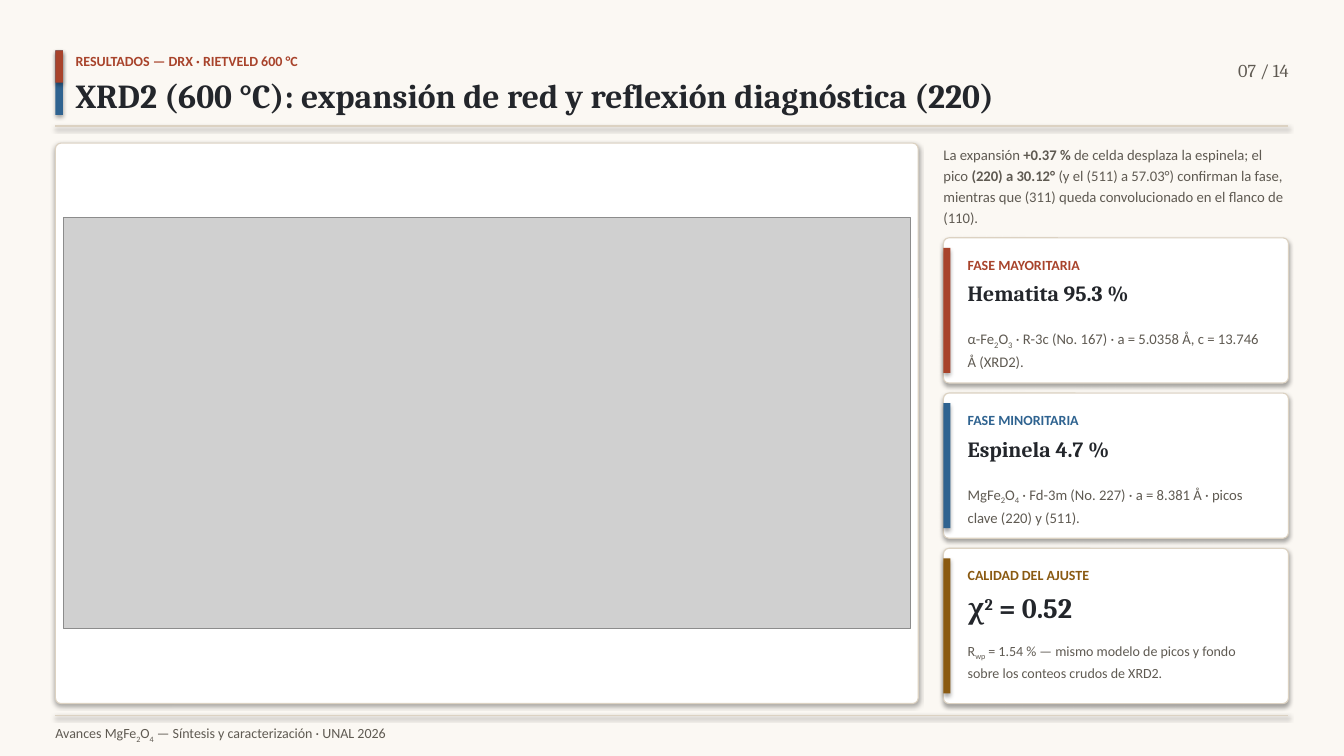
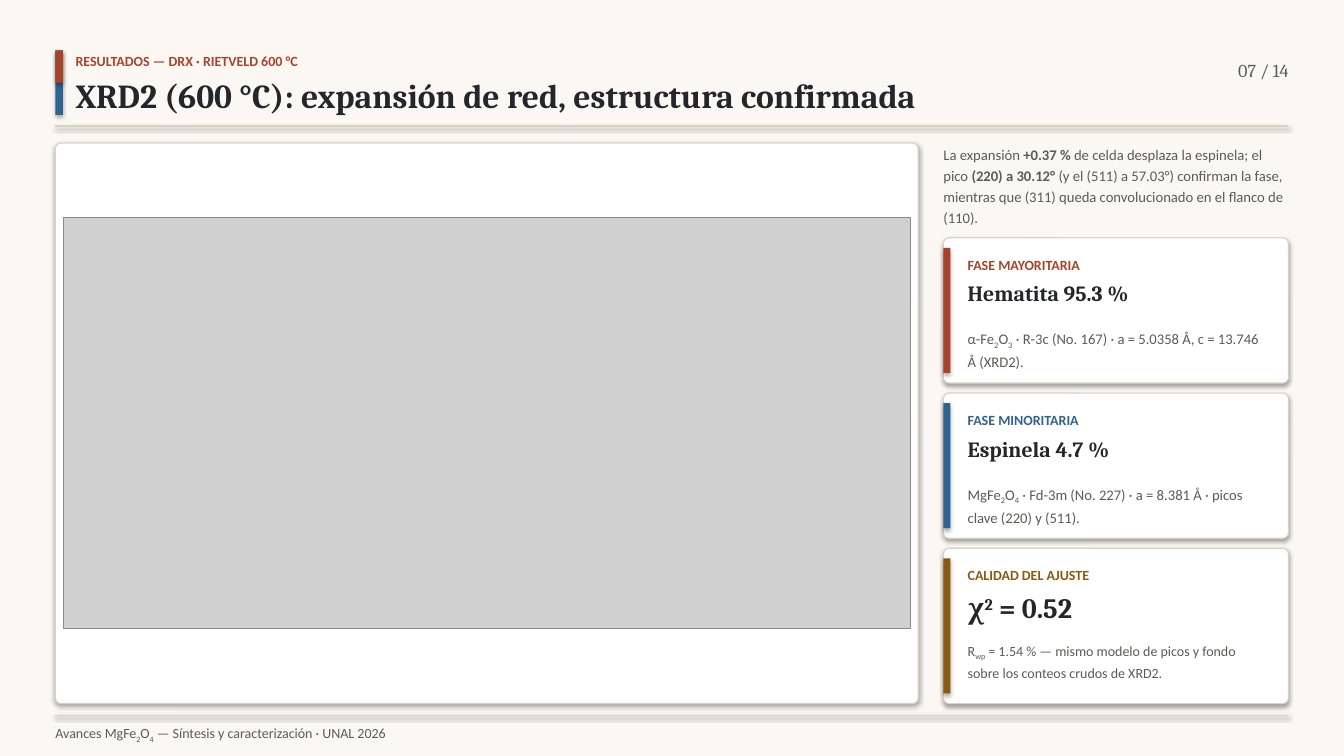
Before and after one commit to rifu-uni/tcb, a slide deck: slide 7 of article/Avances_MgFe2O4.pptx. Drawn at 1344x756 pixels with LibreOffice and Linux fonts; fonts in the diff are those of the drawing; grey boxes stand for pictures. Boxes give left, top, right and bottom in pixels: in the first picture for what was removed or moved away, otherwise in the second. Text is boxed around its words. In the diff, an @@ line names an element or a change of style, - is before the commit and + after.

```diff
--- a/article/Avances_MgFe2O4.pptx
+++ b/article/Avances_MgFe2O4.pptx
@@ text at (x1=76, y1=83, x2=915, y2=115): text changed @@
-XRD2 (600 °C): expansión de red y reflexión diagnóstica (220)
+XRD2 (600 °C): expansión de red, estructura confirmada
```
Also in this commit, not shown: 5 other slides changed, 1 other file.
